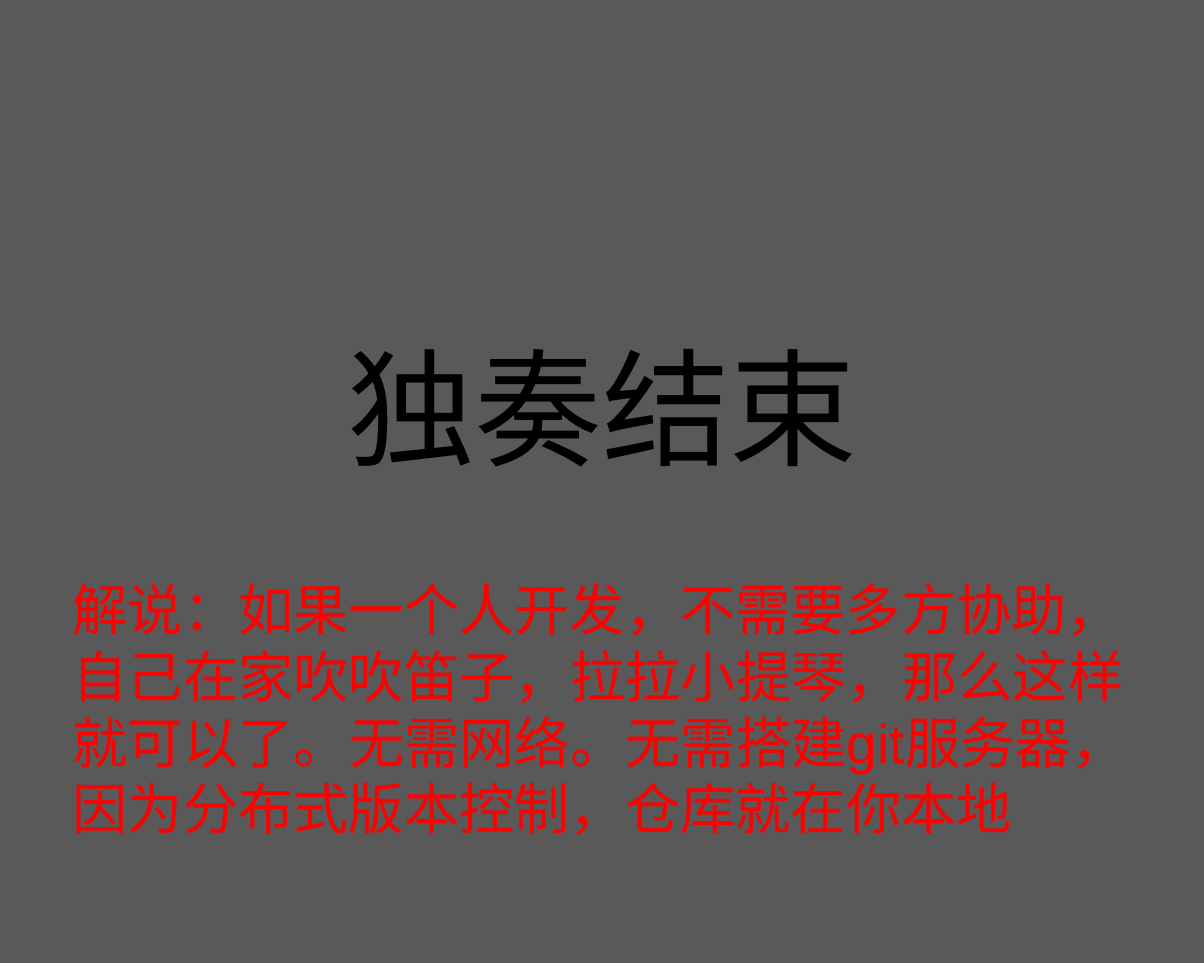
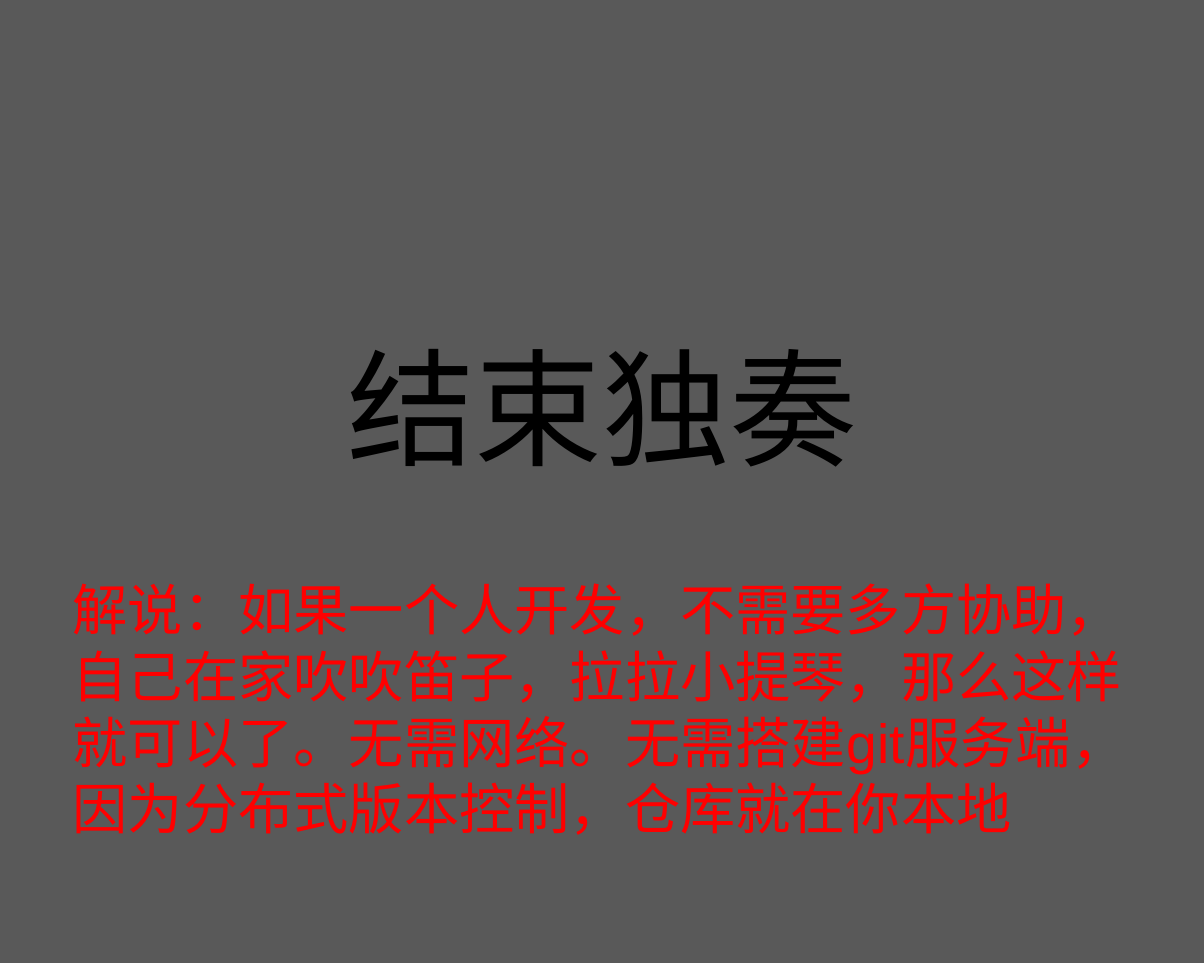
Before and after one commit to zhuxiaosheng/code, a slide deck: slide 61 of git.ppt (slide 58 before the commit). Drawn at 1204x963 pixels with LibreOffice and Linux fonts; fonts in the diff are those of the drawing; background and template pictures are left out. Boxes give left, top, right and bottom in pixels: in the first picture for what was removed or moved away, otherwise in the second. Text is boxed around its words. In the diff, an @@ line names an element or a change of style, - is before the commit and + after.

```diff
--- a/git.ppt
+++ b/git.ppt
@@ text at box(73, 349, 1127, 835): text changed @@
-独奏结束
-解说：如果一个人开发，不需要多方协助，自己在家吹吹笛子，拉拉小提琴，那么这样就可以了。无需网络。无需搭建git服务器，因为分布式版本控制，仓库就在你本地
+结束独奏
+解说：如果一个人开发，不需要多方协助，自己在家吹吹笛子，拉拉小提琴，那么这样就可以了。无需网络。无需搭建git服务端，因为分布式版本控制，仓库就在你本地
```
Also in this commit, not shown: 5 other slides changed, 6 slides added, 3 slides removed.
